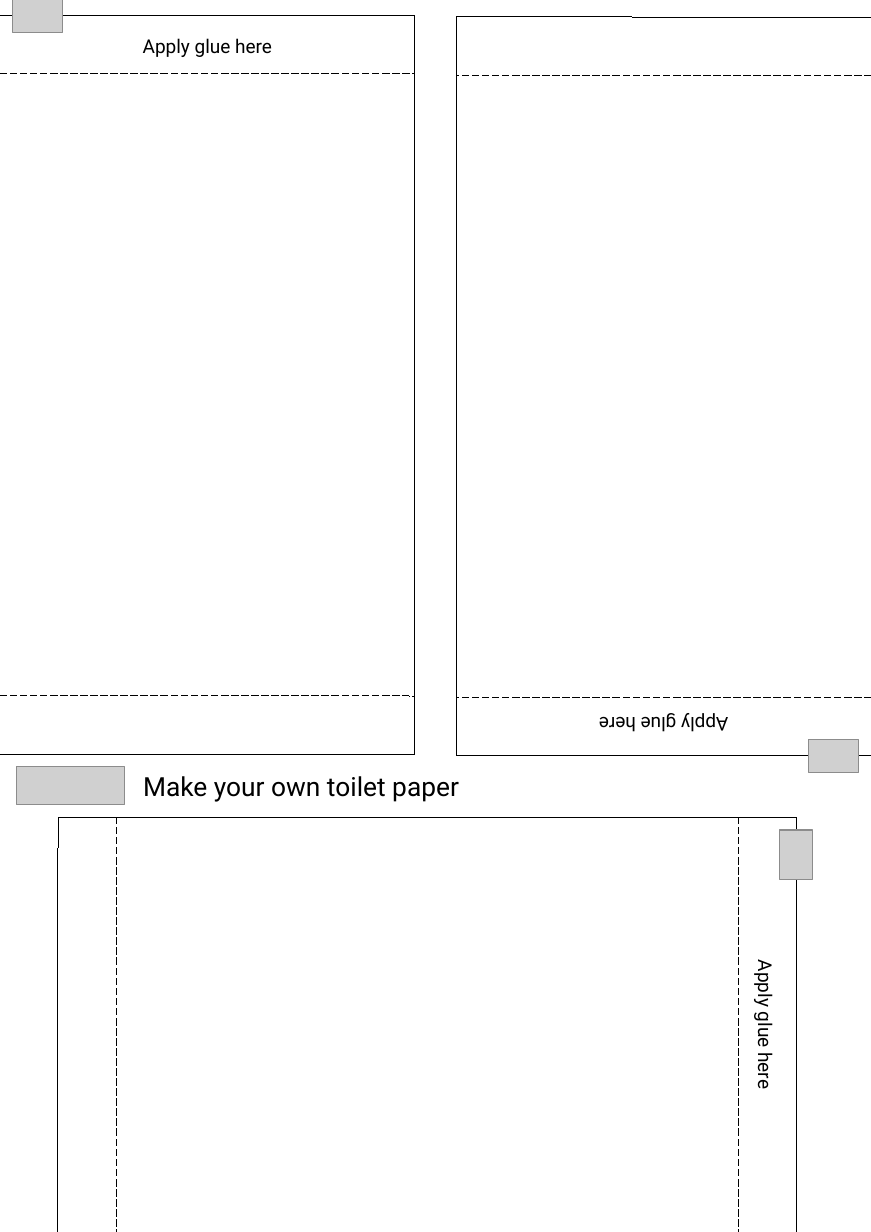
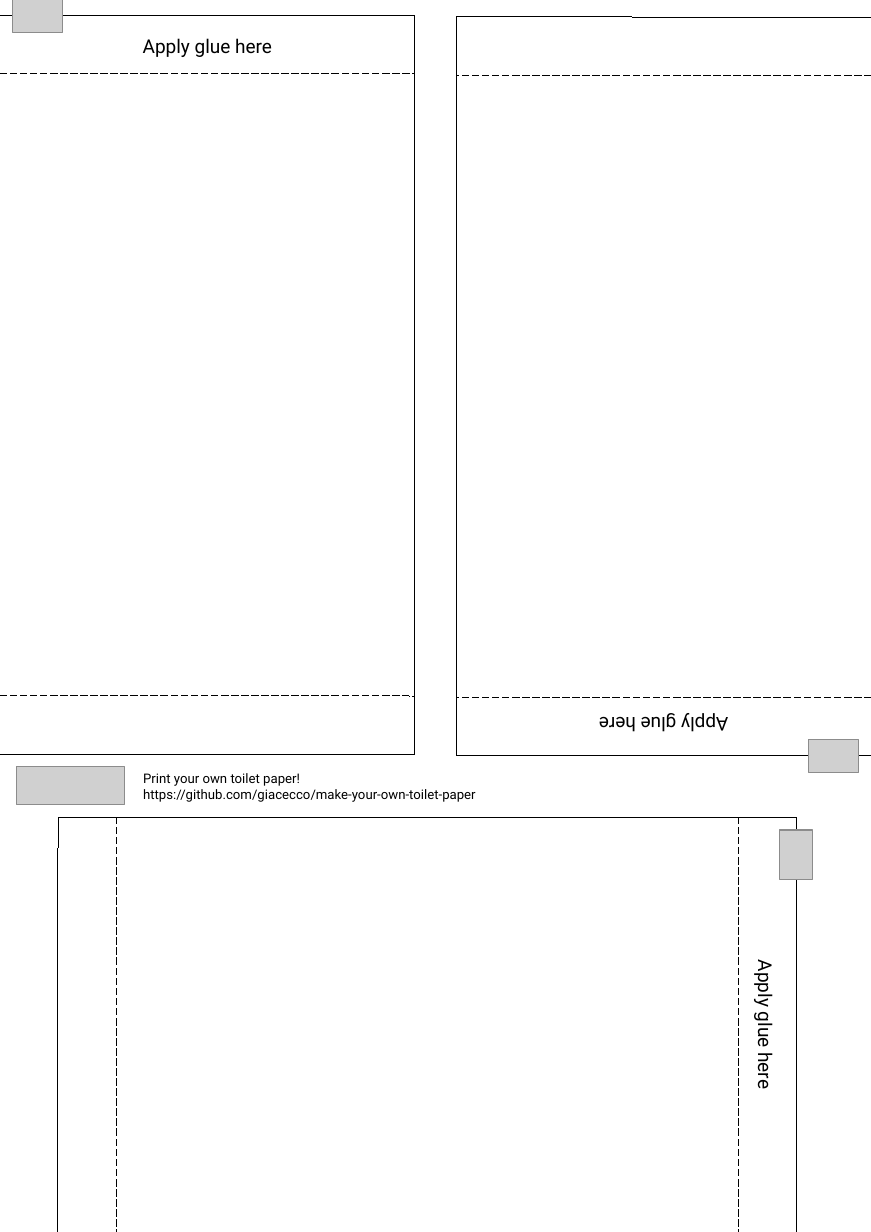
Before and after one commit to giacecco/make-your-own-toilet-paper, a slide deck: slide 1 of libreoffice-source.odp. Drawn at 871x1232 pixels with LibreOffice and Linux fonts; fonts in the diff are those of the drawing; grey boxes stand for pictures. Boxes give left, top, right and bottom in pixels: in the first picture for what was removed or moved away, otherwise in the second. Text is boxed around its words. In the diff, an @@ line names an element or a change of style, - is before the commit and + after.

Commit message:
Second test

```diff
--- a/libreoffice-source.odp
+++ b/libreoffice-source.odp
@@ text at (143,773,476,802): text changed; size 18 to 9 pt @@
-Make your own toilet paper
+Print your own toilet paper!
+https://github.com/giacecco/make-your-own-toilet-paper
```
